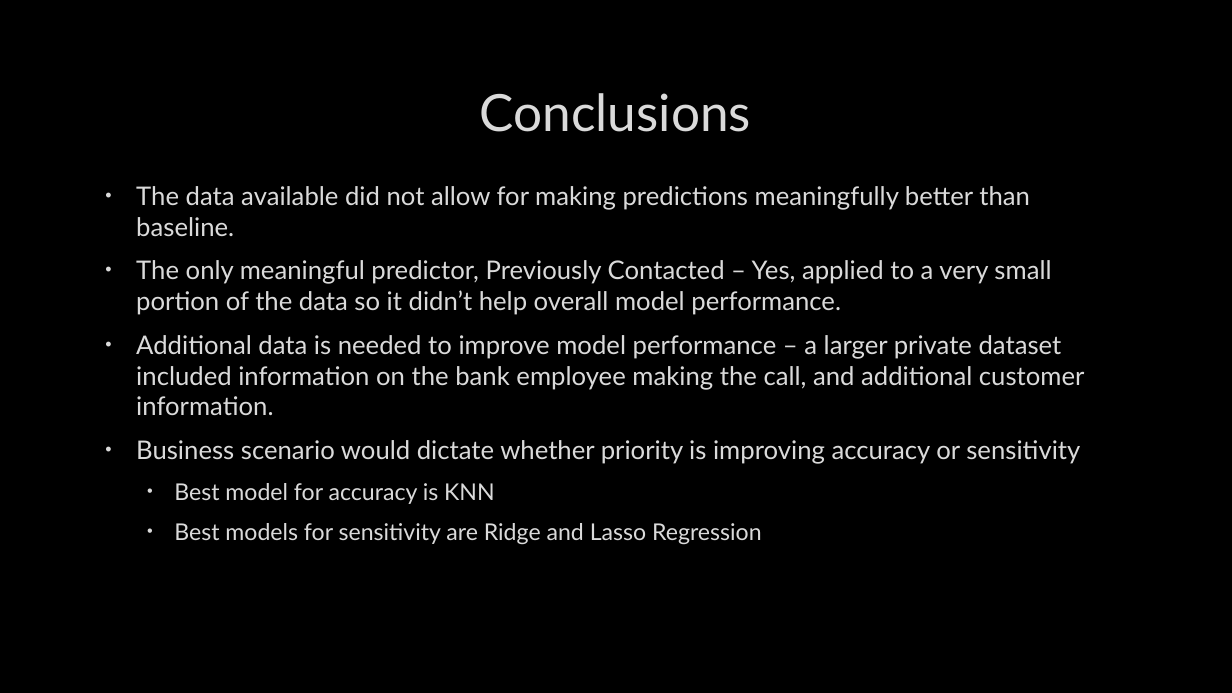
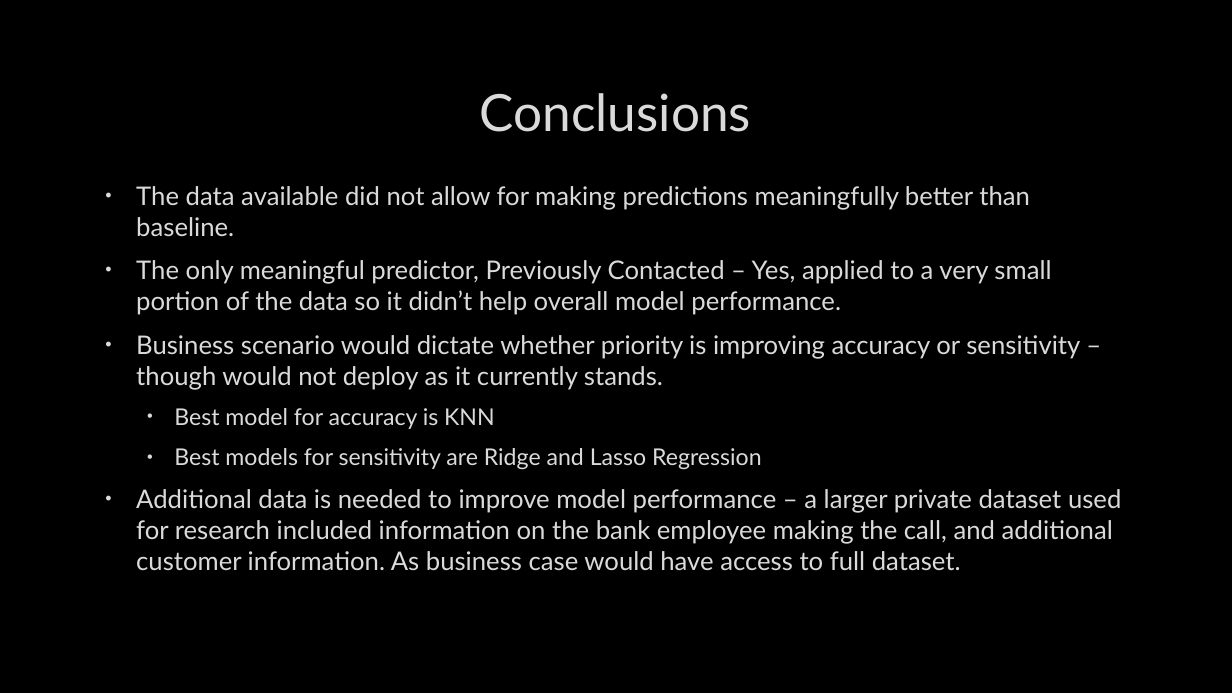
Before and after one commit to zinrion/Thinkful-Projects, a slide deck: slide 22 of Bank Marketing.pptx (slide 18 before the commit). Drawn at 1232x693 pixels with LibreOffice and Linux fonts; fonts in the diff are those of the drawing; background and template pictures are left out. Boxes give left, top, right and bottom in pixels: in the first picture for what was removed or moved away, otherwise in the second. Text is boxed around its words. In the diff, an @@ line names an element or a change of style, - is before the commit and + after.

```diff
--- a/Bank Marketing.pptx
+++ b/Bank Marketing.pptx
@@ text at box(136, 335, 1080, 390): text changed @@
-• Additional data is needed to improve model performance – a larger private dataset included information on the bank employee making the call, and additional customer information.
-• Business scenario would dictate whether priority is improving accuracy or sensitivity
+• Business scenario would dictate whether priority is improving accuracy or sensitivity – though would not deploy as it currently stands.
@@ text at box(136, 489, 1121, 570): paragraph added @@
+• Additional data is needed to improve model performance – a larger private dataset used for research included information on the bank employee making the call, and additional customer information. As business case would have access to full dataset.
```
Also in this commit, not shown: 16 other slides changed, 5 slides added.
